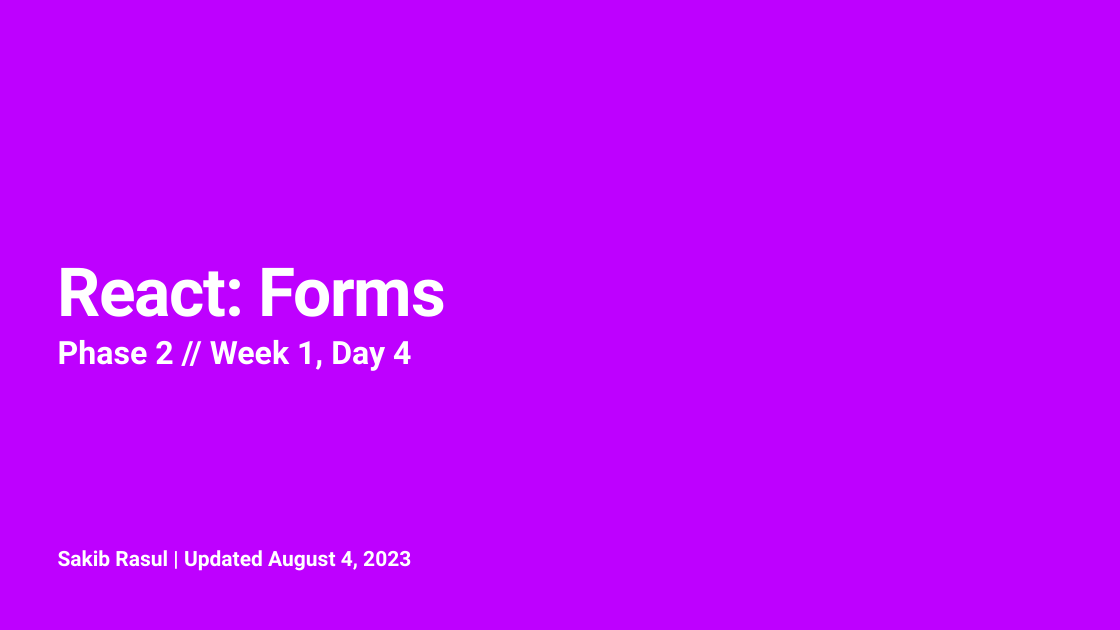
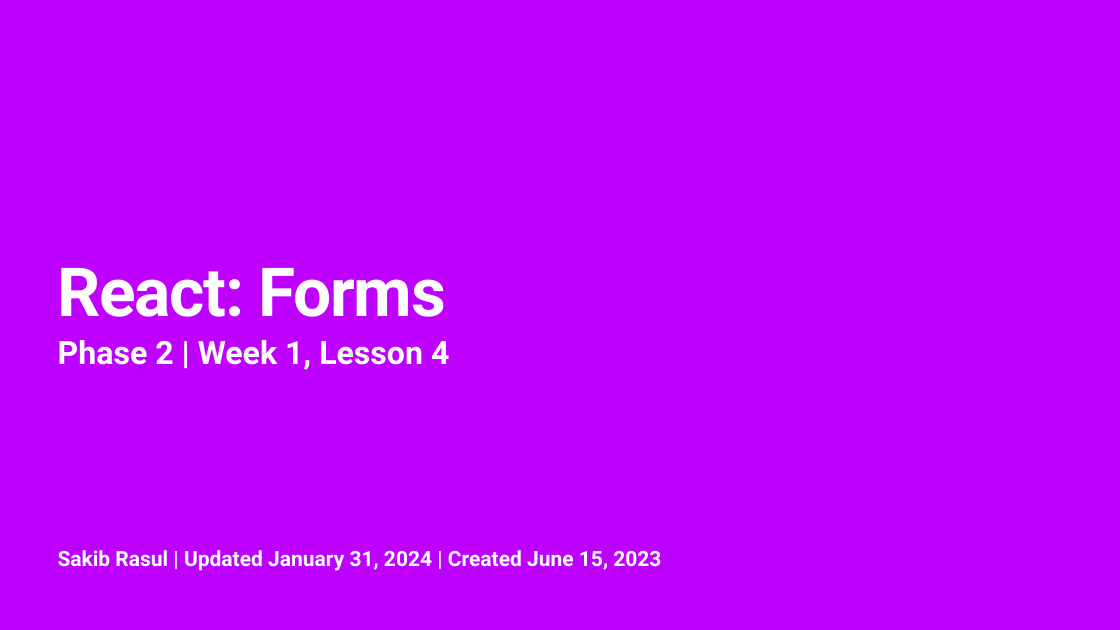
Before and after one commit to rhythms06/flatiron-school, a slide deck: slide 1 of phase-2/forms/slides/forms.pptx. Drawn at 1120x630 pixels with LibreOffice and Linux fonts; fonts in the diff are those of the drawing; background and template pictures are left out. Boxes give left, top, right and bottom in pixels: in the first picture for what was removed or moved away, otherwise in the second. Text is boxed around its words. In the diff, an @@ line names an element or a change of style, - is before the commit and + after.

```diff
--- a/phase-2/forms/slides/forms.pptx
+++ b/phase-2/forms/slides/forms.pptx
@@ subtitle at (58, 340, 449, 370): text changed @@
-Phase 2 // Week 1, Day 4
+Phase 2 | Week 1, Lesson 4
@@ text at (58, 550, 661, 571): text changed @@
-Sakib Rasul | Updated August 4, 2023
+Sakib Rasul | Updated January 31, 2024 | Created June 15, 2023
```
Also in this commit, not shown: 2 other files.
